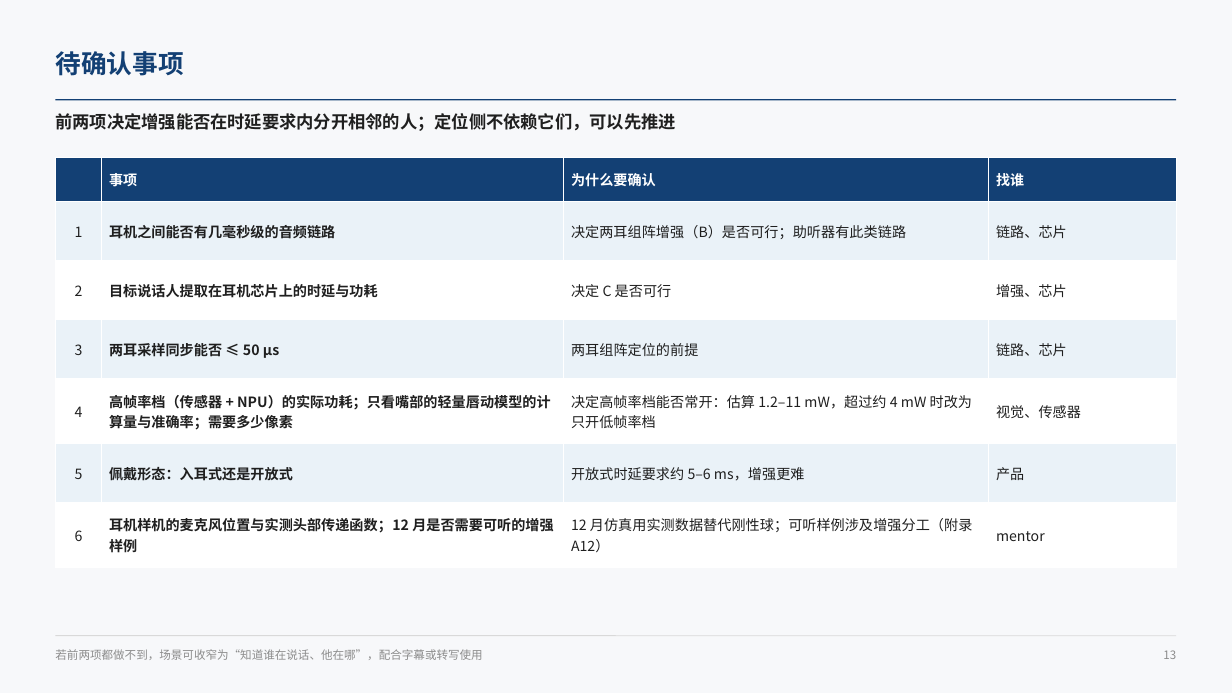
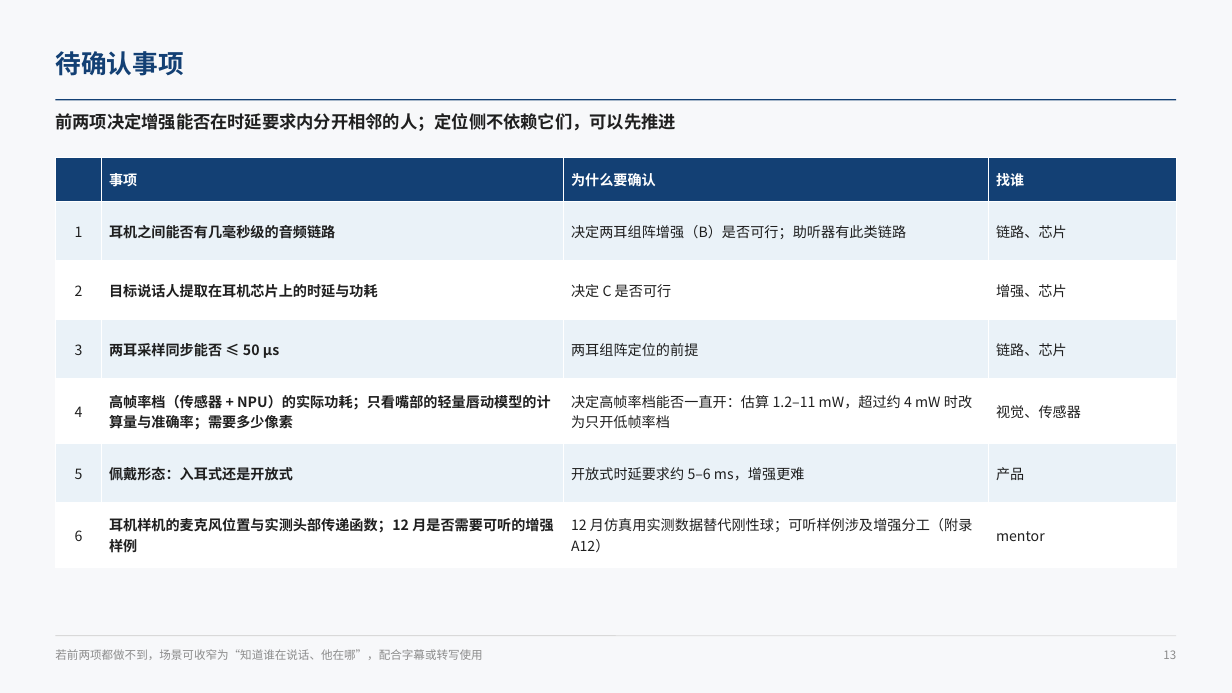
Before and after one commit to ZeroFoxxi/ssl-scene1, a slide deck: slide 13 of 02_耳机声源定位/耳机摄像头听觉辅助_整体设计方案.pptx. Drawn at 1232x693 pixels with LibreOffice and Linux fonts; fonts in the diff are those of the drawing. Boxes give left, top, right and bottom in pixels: in the first picture for what was removed or moved away, otherwise in the second. Text is boxed around its words. In the diff, an @@ line names an element or a change of style, - is before the commit and + after.

```diff
--- a/02_耳机声源定位/耳机摄像头听觉辅助_整体设计方案.pptx
+++ b/02_耳机声源定位/耳机摄像头听觉辅助_整体设计方案.pptx
@@ table at bbox=[55, 157, 1177, 559] @@
-row 5, column 3: 决定高帧率档能否常开：估算 1.2–11 mW，超过约 4 mW 时改为只开低帧率档
+row 5, column 3: 决定高帧率档能否一直开：估算 1.2–11 mW，超过约 4 mW 时改为只开低帧率档
```
Also in this commit, not shown: 5 other slides changed, 3 other files.
